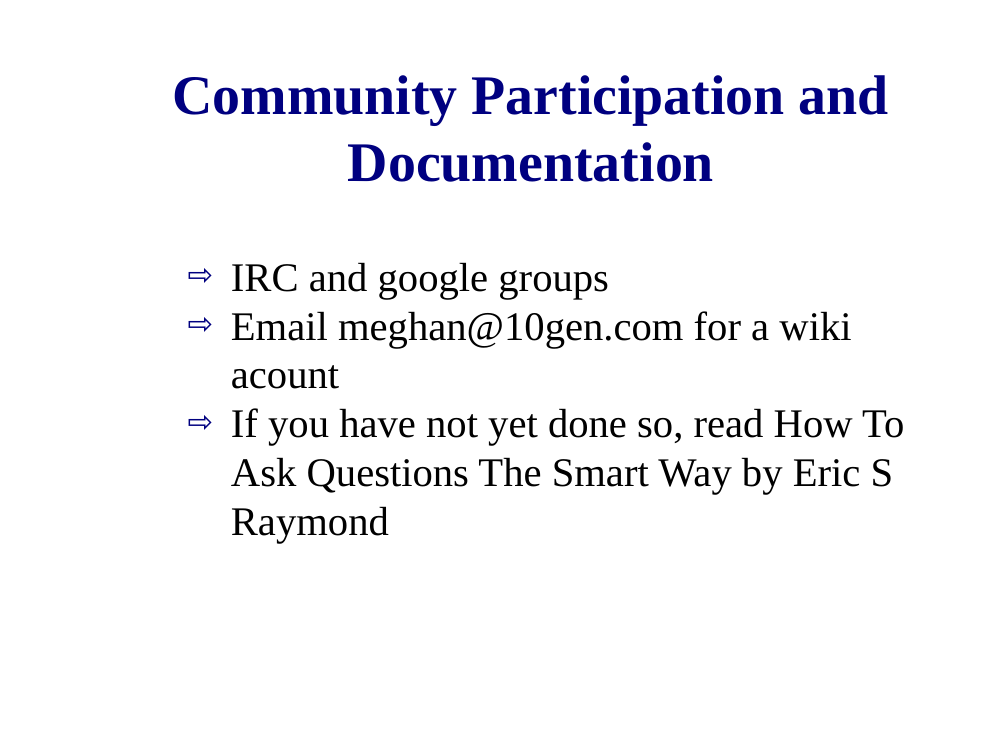
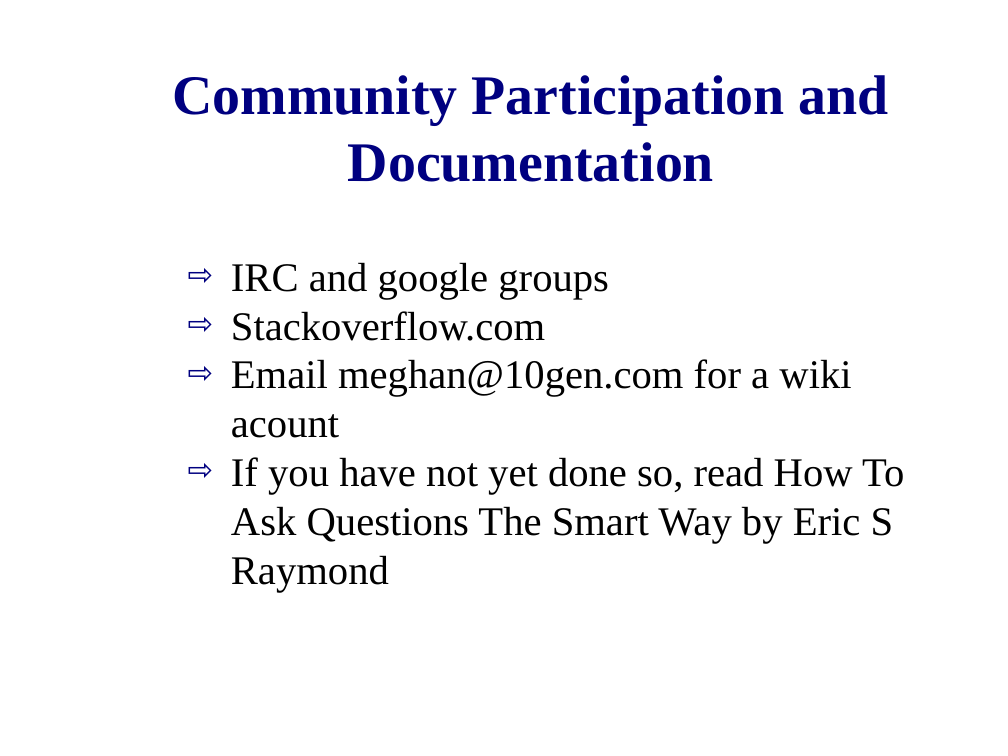
Before and after one commit to zippy1981/TalkMaterials, a slide deck: slide 7 of MongoDC/Tips for Getting Involved as a Contributor.odp. Drawn at 1008x756 pixels with LibreOffice and Linux fonts; fonts in the diff are those of the drawing; background and template pictures are left out. Boxes give left, top, right and bottom in pixels: in the first picture for what was removed or moved away, otherwise in the second. Text is boxed around its words. In the diff, an @@ line names an element or a change of style, - is before the commit and + after.

```diff
--- a/MongoDC/Tips for Getting Involved as a Contributor.odp
+++ b/MongoDC/Tips for Getting Involved as a Contributor.odp
@@ text at <box>231,311,545,341</box>: paragraph added @@
+⇨ Stackoverflow.com
```
Also in this commit, not shown: 2 other slides changed, 4 slides added, 1 slide removed.
